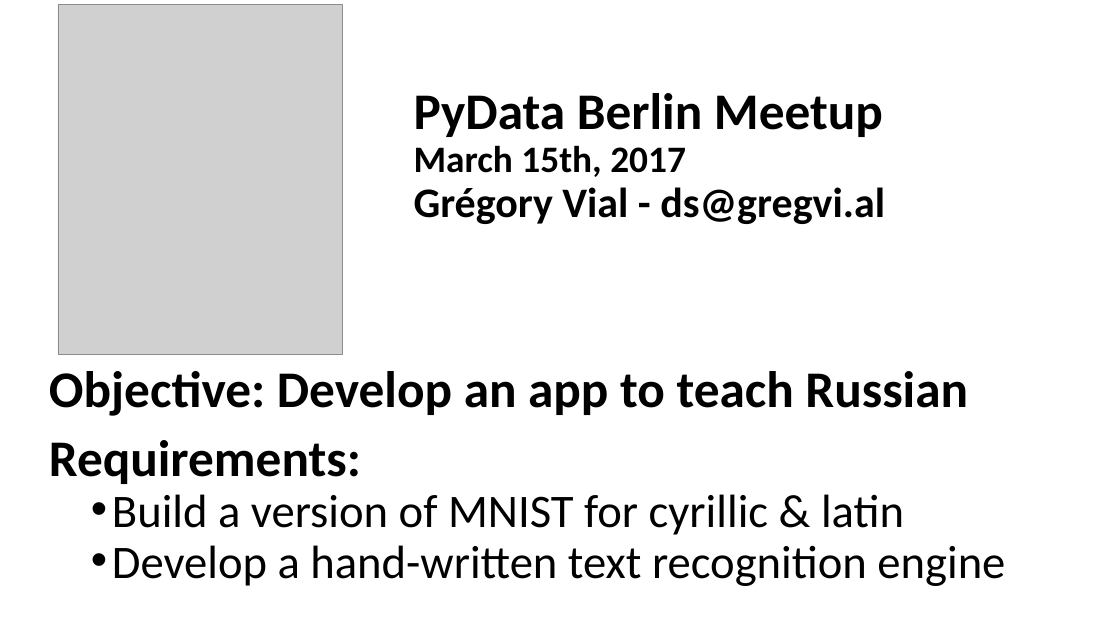
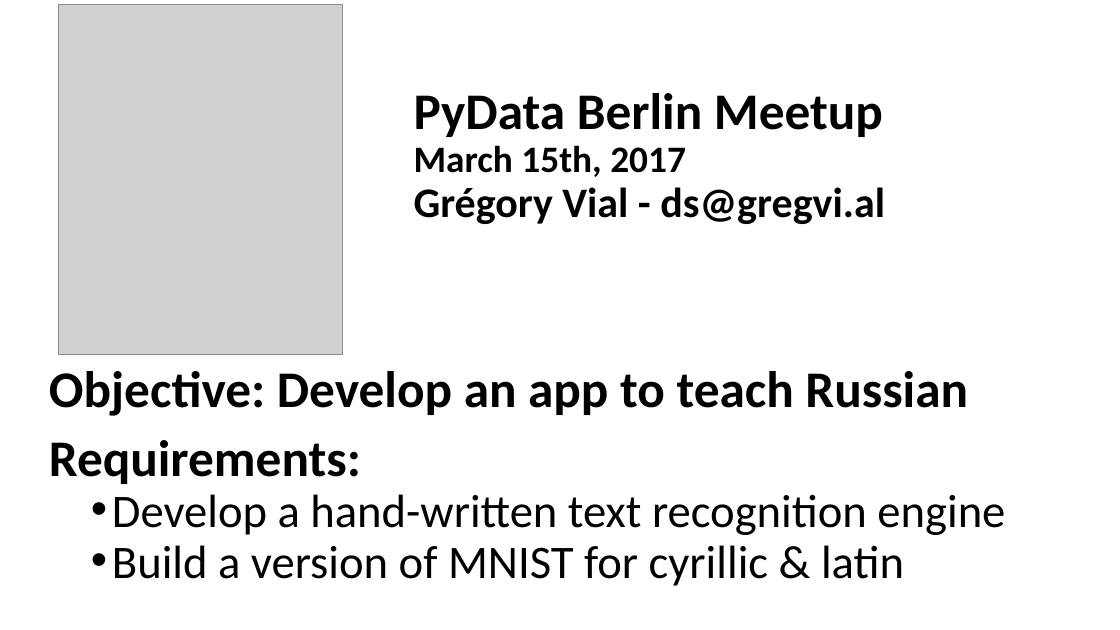
Before and after one commit to GregVial/CoMNIST, a slide deck: slide 1 of misc/Cyrillic-oriented MNIST.pptx. Drawn at 1120x630 pixels with LibreOffice and Linux fonts; fonts in the diff are those of the drawing; grey boxes stand for pictures. Boxes give left, top, right and bottom in pixels: in the first picture for what was removed or moved away, otherwise in the second. Text is boxed around its words. In the diff, an @@ line names an element or a change of style, - is before the commit and + after.

Commit message:
new ppt

```diff
--- a/misc/Cyrillic-oriented MNIST.pptx
+++ b/misc/Cyrillic-oriented MNIST.pptx
@@ text at (112,494,1005,535): paragraph added @@
+  • Develop a hand-written text recognition engine
@@ text at (112,545,1005,586): paragraph removed @@
-  • Develop a hand-written text recognition engine
```
